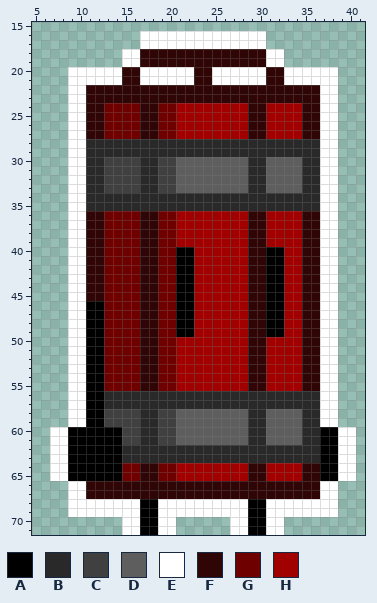
Sprite sheet, stored at img/player.png. Above: the version before the commit.
The file is 48x72 pixels. Shown: x 5..41, y 15..71.
Palette (. is transparent): A #000000  B #292929  C #404040  D #5e5e5e  E #ffffff  F #300506  G #6f0000  H #a00000
After the commit:
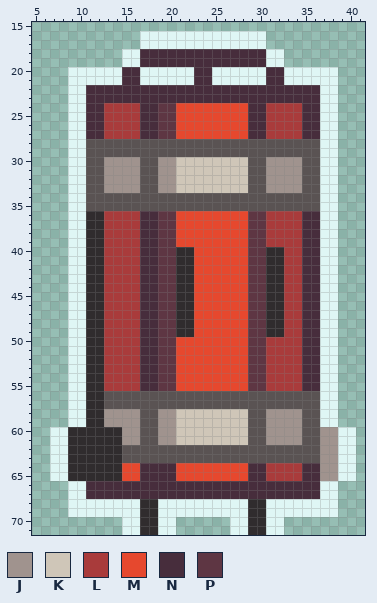
Colours new in this view: J #a0938e  K #cfc6b8  L #a93b3b  M #e6482e  N #472d3c  P #5e3643
Change:
@@ palette @@
-A #000000
+A #302c2e
-B #292929
+B #5a5353
-E #ffffff
+E #dff6f5
@@ x 5..41 @@
 17 ............EEEEEEEEEEEEEE...........
-18 ..........EEFFFFFFFFFFFFFFEE.........
-19 ..........EEFFFFFFFFFFFFFFEE.........
-20 ....EEEEEEFFEEEEEEFFEEEEEEFFEEEEEE...
-21 ....EEEEEEFFEEEEEEFFEEEEEEFFEEEEEE...
-22 ....EEFFFFFFFFFFFFFFFFFFFFFFFFFFEE...
-23 ....EEFFFFFFFFFFFFFFFFFFFFFFFFFFEE...
-24 ....EEFFGGGGFFGGHHHHHHHHFFHHHHFFEE...
-25 ....EEFFGGGGFFGGHHHHHHHHFFHHHHFFEE...
-26 ....EEFFGGGGFFGGHHHHHHHHFFHHHHFFEE...
-27 ....EEFFGGGGFFGGHHHHHHHHFFHHHHFFEE...
+18 ..........EENNNNNNNNNNNNNNEE.........
+19 ..........EENNNNNNNNNNNNNNEE.........
+20 ....EEEEEENNEEEEEENNEEEEEENNEEEEEE...
+21 ....EEEEEENNEEEEEENNEEEEEENNEEEEEE...
+22 ....EENNNNNNNNNNNNNNNNNNNNNNNNNNEE...
+23 ....EENNNNNNNNNNNNNNNNNNNNNNNNNNEE...
+24 ....EENNLLLLNNPPMMMMMMMMNNLLLLNNEE...
+25 ....EENNLLLLNNPPMMMMMMMMNNLLLLNNEE...
+26 ....EENNLLLLNNPPMMMMMMMMNNLLLLNNEE...
+27 ....EENNLLLLNNPPMMMMMMMMNNLLLLNNEE...
 28 ....EEBBBBBBBBBBBBBBBBBBBBBBBBBBEE...
 29 ....EEBBBBBBBBBBBBBBBBBBBBBBBBBBEE...
-30 ....EEBBCCCCBBCCDDDDDDDDBBDDDDBBEE...
-31 ....EEBBCCCCBBCCDDDDDDDDBBDDDDBBEE...
-32 ....EEBBCCCCBBCCDDDDDDDDBBDDDDBBEE...
-33 ....EEBBCCCCBBCCDDDDDDDDBBDDDDBBEE...
+30 ....EEBBJJJJBBJJKKKKKKKKBBJJJJBBEE...
+31 ....EEBBJJJJBBJJKKKKKKKKBBJJJJBBEE...
+32 ....EEBBJJJJBBJJKKKKKKKKBBJJJJBBEE...
+33 ....EEBBJJJJBBJJKKKKKKKKBBJJJJBBEE...
 34 ....EEBBBBBBBBBBBBBBBBBBBBBBBBBBEE...
 35 ....EEBBBBBBBBBBBBBBBBBBBBBBBBBBEE...
-36 ....EEFFGGGGFFGGHHHHHHHHFFHHHHFFEE...
-37 ....EEFFGGGGFFGGHHHHHHHHFFHHHHFFEE...
-38 ....EEFFGGGGFFGGHHHHHHHHFFHHHHFFEE...
-39 ....EEFFGGGGFFGGHHHHHHHHFFHHHHFFEE...
-40 ....EEFFGGGGFFGGAAHHHHHHFFAAHHFFEE...
-41 ....EEFFGGGGFFGGAAHHHHHHFFAAHHFFEE...
-42 ....EEFFGGGGFFGGAAHHHHHHFFAAHHFFEE...
-43 ....EEFFGGGGFFGGAAHHHHHHFFAAHHFFEE...
-44 ....EEFFGGGGFFGGAAHHHHHHFFAAHHFFEE...
-45 ....EEFFGGGGFFGGAAHHHHHHFFAAHHFFEE...
-46 ....EEAAGGGGFFGGAAHHHHHHFFAAHHFFEE...
-47 ....EEAAGGGGFFGGAAHHHHHHFFAAHHFFEE...
-48 ....EEAAGGGGFFGGAAHHHHHHFFAAHHFFEE...
-49 ....EEAAGGGGFFGGAAHHHHHHFFAAHHFFEE...
-50 ....EEAAGGGGFFGGHHHHHHHHFFHHHHFFEE...
-51 ....EEAAGGGGFFGGHHHHHHHHFFHHHHFFEE...
-52 ....EEAAGGGGFFGGHHHHHHHHFFHHHHFFEE...
-53 ....EEAAGGGGFFGGHHHHHHHHFFHHHHFFEE...
-54 ....EEAAGGGGFFGGHHHHHHHHFFHHHHFFEE...
-55 ....EEAAGGGGFFGGHHHHHHHHFFHHHHFFEE...
+36 ....EEAALLLLNNPPMMMMMMMMPPLLLLNNEE...
+37 ....EEAALLLLNNPPMMMMMMMMPPLLLLNNEE...
+38 ....EEAALLLLNNPPMMMMMMMMPPLLLLNNEE...
+39 ....EEAALLLLNNPPMMMMMMMMPPLLLLNNEE...
+40 ....EEAALLLLNNPPAAMMMMMMPPAALLNNEE...
+41 ....EEAALLLLNNPPAAMMMMMMPPAALLNNEE...
+42 ....EEAALLLLNNPPAAMMMMMMPPAALLNNEE...
+43 ....EEAALLLLNNPPAAMMMMMMPPAALLNNEE...
+44 ....EEAALLLLNNPPAAMMMMMMPPAALLNNEE...
+45 ....EEAALLLLNNPPAAMMMMMMPPAALLNNEE...
+46 ....EEAALLLLNNPPAAMMMMMMPPAALLNNEE...
+47 ....EEAALLLLNNPPAAMMMMMMPPAALLNNEE...
+48 ....EEAALLLLNNPPAAMMMMMMPPAALLNNEE...
+49 ....EEAALLLLNNPPAAMMMMMMPPAALLNNEE...
+50 ....EEAALLLLNNPPMMMMMMMMPPLLLLNNEE...
+51 ....EEAALLLLNNPPMMMMMMMMPPLLLLNNEE...
+52 ....EEAALLLLNNPPMMMMMMMMPPLLLLNNEE...
+53 ....EEAALLLLNNPPMMMMMMMMPPLLLLNNEE...
+54 ....EEAALLLLNNPPMMMMMMMMPPLLLLNNEE...
+55 ....EEAALLLLNNPPMMMMMMMMPPLLLLNNEE...
 56 ....EEAABBBBBBBBBBBBBBBBBBBBBBBBEE...
 57 ....EEAABBBBBBBBBBBBBBBBBBBBBBBBEE...
-58 ....EEAACCCCBBCCDDDDDDDDBBDDDDBBEE...
-59 ....EEAACCCCBBCCDDDDDDDDBBDDDDBBEE...
-60 ..EEAAAAAACCBBCCDDDDDDDDBBDDDDBBAAEE.
-61 ..EEAAAAAACCBBCCDDDDDDDDBBDDDDBBAAEE.
-62 ..EEAAAAAABBBBBBBBBBBBBBBBBBBBBBAAEE.
-63 ..EEAAAAAABBBBBBBBBBBBBBBBBBBBBBAAEE.
-64 ..EEAAAAAAGGFFGGHHHHHHHHFFHHHHFFAAEE.
-65 ..EEAAAAAAGGFFGGHHHHHHHHFFHHHHFFAAEE.
-66 ....EEFFFFFFFFFFFFFFFFFFFFFFFFFFEE...
-67 ....EEFFFFFFFFFFFFFFFFFFFFFFFFFFEE...
+58 ....EEAAJJJJBBJJKKKKKKKKBBJJJJBBEE...
+59 ....EEAAJJJJBBJJKKKKKKKKBBJJJJBBEE...
+60 ..EEAAAAAAJJBBJJKKKKKKKKBBJJJJBBJJEE.
+61 ..EEAAAAAAJJBBJJKKKKKKKKBBJJJJBBJJEE.
+62 ..EEAAAAAABBBBBBBBBBBBBBBBBBBBBBJJEE.
+63 ..EEAAAAAABBBBBBBBBBBBBBBBBBBBBBJJEE.
+64 ..EEAAAAAAMMNNNNMMMMMMMMNNLLLLNNJJEE.
+65 ..EEAAAAAAMMNNNNMMMMMMMMNNLLLLNNJJEE.
+66 ....EENNNNNNNNNNNNNNNNNNNNNNNNNNEE...
+67 ....EENNNNNNNNNNNNNNNNNNNNNNNNNNEE...
 68 ....EEEEEEEEAAEEEEEEEEEEAAEEEEEEEE...
Changed places in both pictures, as pixel boxes (x1, y1, x2, y2):
changed: (50, 31, 356, 535)
